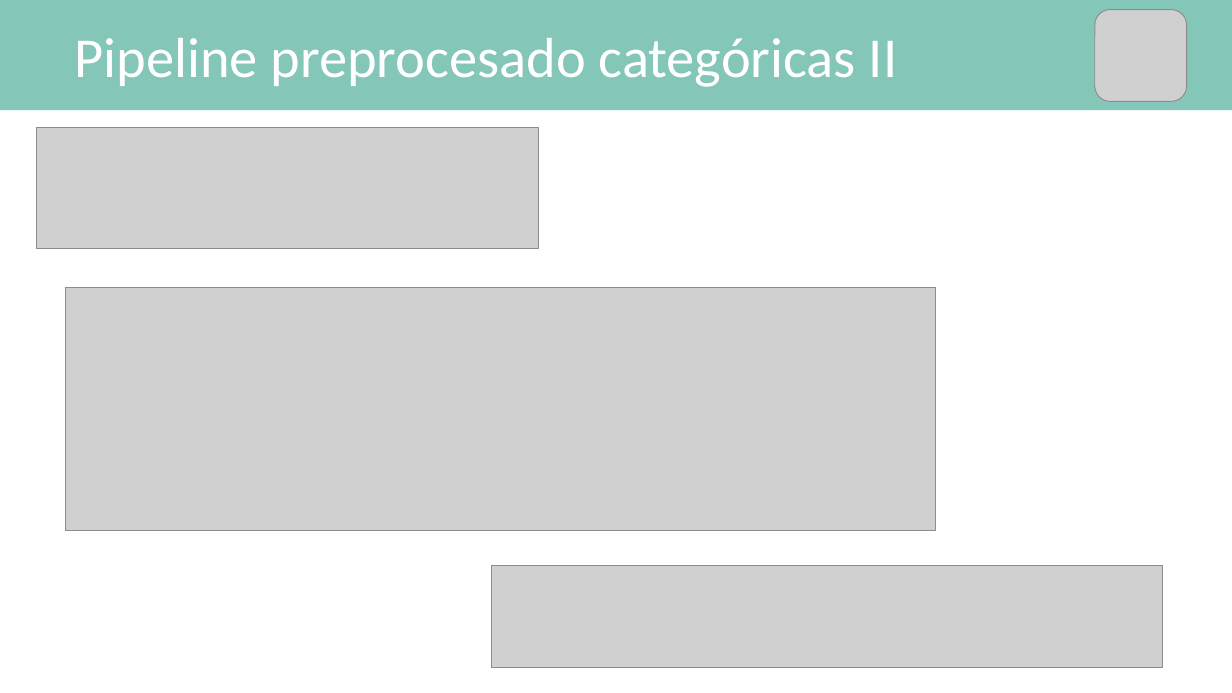
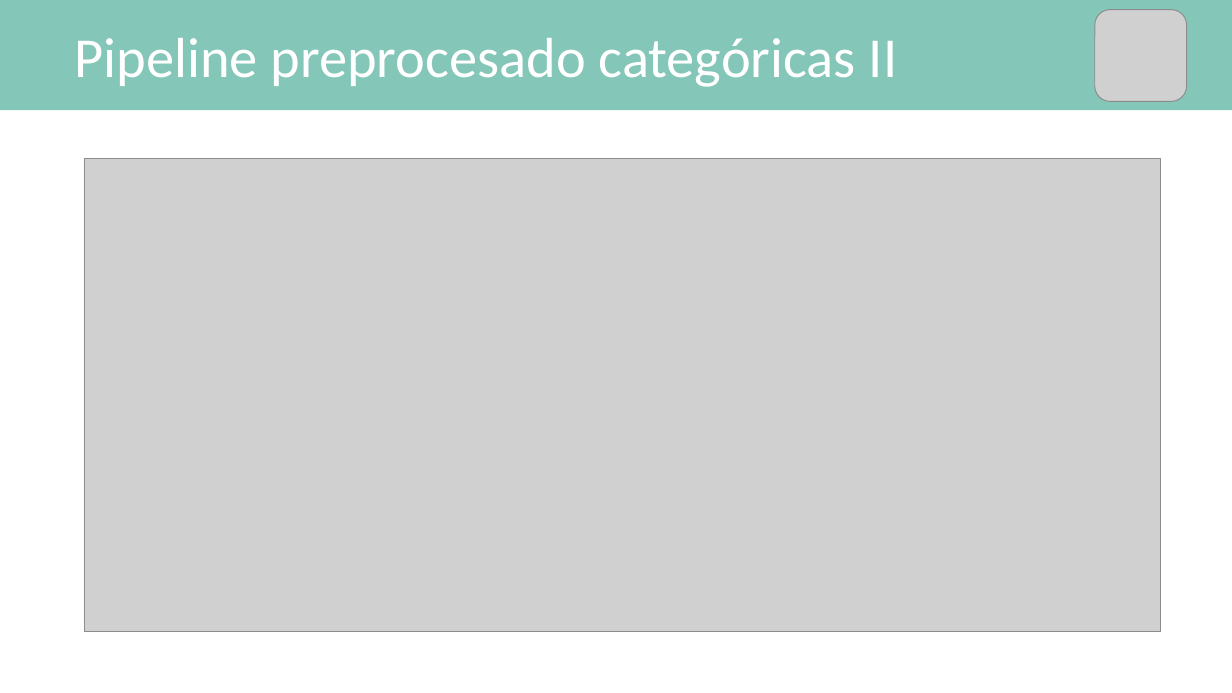
Before and after one commit to mPuchadesdo/Team-Challenge---Team-MPG, a slide deck: slide 7 of Team_MPG 1.pptx. Drawn at 1232x693 pixels with LibreOffice and Linux fonts; fonts in the diff are those of the drawing; grey boxes stand for pictures. Boxes give left, top, right and bottom in pixels: in the first picture for what was removed or moved away, otherwise in the second. Text is boxed around its words. In the diff, an @@ line names an element or a change of style, - is before the commit and + after.

```diff
--- a/Team_MPG 1.pptx
+++ b/Team_MPG 1.pptx
@@ picture removed at [36, 128, 539, 249] @@
@@ picture added at [84, 158, 1161, 631] @@
@@ picture removed at [66, 287, 936, 531] @@
@@ picture removed at [491, 565, 1163, 666] @@
```
Also in this commit, not shown: 1 other slide changed.
